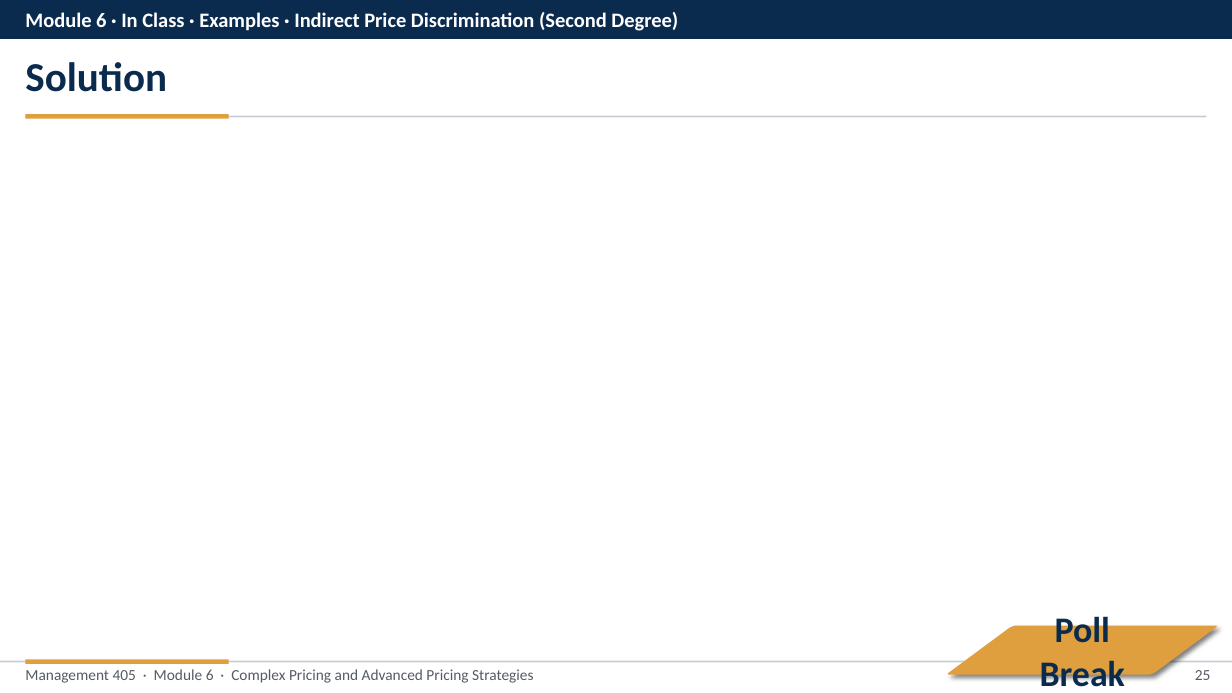
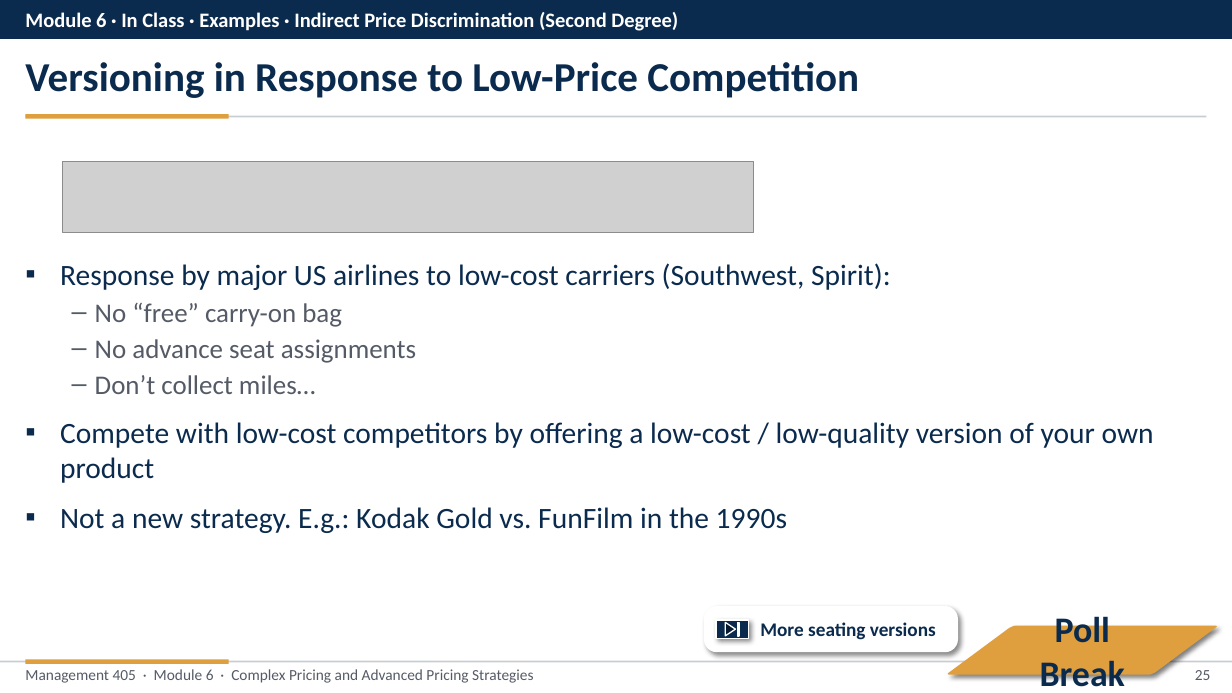
Before and after one commit to nvoigtla/MGMT-405-FEMBA, a slide deck: slide 25 of inclass/Module-6-In-Class-FEMBA-Slides.pptx. Drawn at 1232x693 pixels with LibreOffice and Linux fonts; fonts in the diff are those of the drawing; grey boxes stand for pictures. Boxes give left, top, right and bottom in pixels: in the first picture for what was removed or moved away, otherwise in the second. Text is boxed around its words. In the diff, an @@ line names an element or a change of style, - is before the commit and + after.

```diff
--- a/inclass/Module-6-In-Class-FEMBA-Slides.pptx
+++ b/inclass/Module-6-In-Class-FEMBA-Slides.pptx
@@ text at box(25, 62, 859, 98): text changed @@
-Solution
+Versioning in Response to Low-Price Competition
@@ picture added at box(63, 162, 754, 233) @@
@@ text added at box(60, 263, 1154, 533), 23 pt, text #0B2B4E @@
+▪ Response by major US airlines to low-cost carriers (Southwest, Spirit):
+  – No “free” carry-on bag
+  – No advance seat assignments
+  – Don’t collect miles…
+▪ Compete with low-cost competitors by offering a low-cost / low-quality version of your own product
+▪ Not a new strategy. E.g.: Kodak Gold vs. FunFilm in the 1990s
@@ rounded rectangle added at box(704, 606, 958, 653), fill #FFFFFF, 15 pt, text #0B2B4E, bold @@
+More seating versions
@@ action button end added at box(716, 620, 749, 639), fill #0B2B4E, outline #FFFFFF 1 pt @@
```
Also in this commit, not shown: 5 other slides changed, 41 other files.
